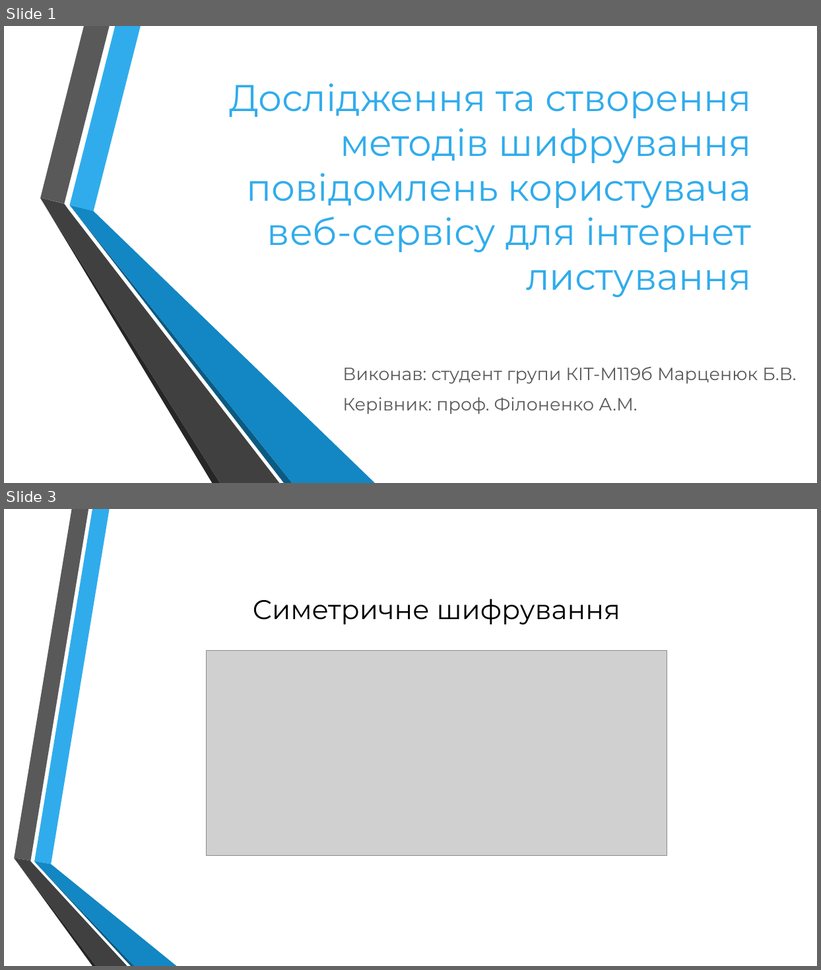
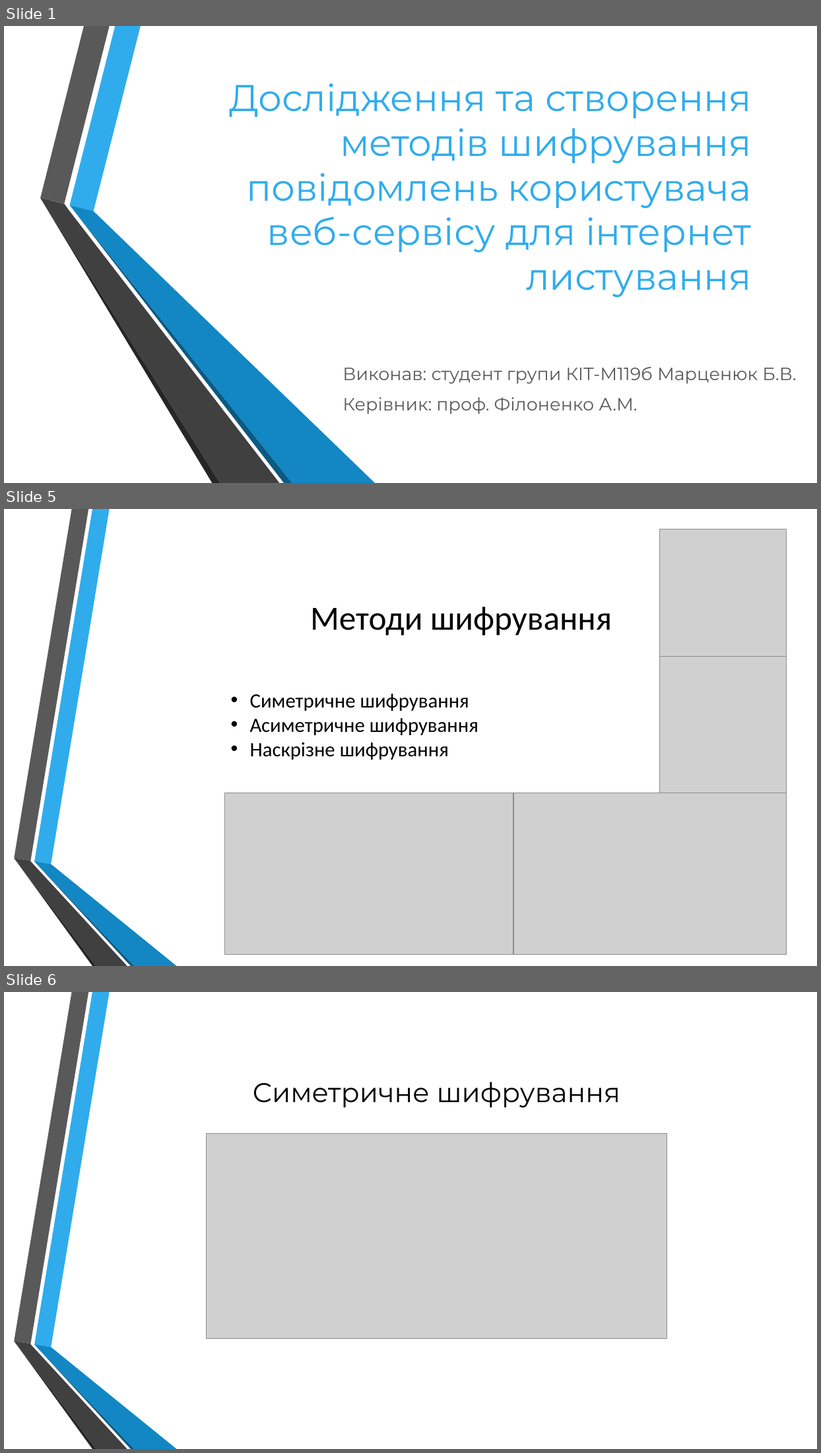
Before and after one commit to martseniukbohdan/diplom, a slide deck: ____Презентации/Марценюк.pptx. Shown one above the other, each under a label of ours: slides 1 and 3 before the commit, slides 1, 5 and 6 after it; the slides between them are not shown. The pictures are 821x970 and 821x1453 pixels, drawn with LibreOffice and Linux fonts; fonts in the diff are those of the drawing; grey boxes stand for pictures; background and template pictures are left out. Boxes give left, top, right and bottom in pixels: in the first picture for what was removed or moved away, otherwise in the second. Text is boxed around its words. In the diff, an @@ line names an element or a change of style, - is before the commit and + after.

```diff
--- a/____Презентации/Марценюк.pptx
+++ b/____Презентации/Марценюк.pptx
@@ slide 5 added at box(4, 509, 817, 966), background picture (left out); not listed: 6 template elements that a slide beside it also shows @@
@@ picture added at box(660, 529, 787, 656) @@
@@ title added at box(310, 607, 612, 636), 40 pt, text #000000 @@
+Методи шифрування
@@ picture added at box(660, 657, 787, 793) @@
@@ text added at box(250, 694, 479, 760), 24 pt, text #000000 @@
+• Симетричне шифрування
+• Асиметричне шифрування
+• Наскрізне шифрування
@@ picture added at box(225, 793, 514, 955) @@
@@ picture added at box(514, 793, 787, 955) @@
@@ what was slide 3 is now slide 6 @@
```
Also in this commit, not shown: 3 slides changed, 7 other slides added, 8 slides removed, 48 other files.
